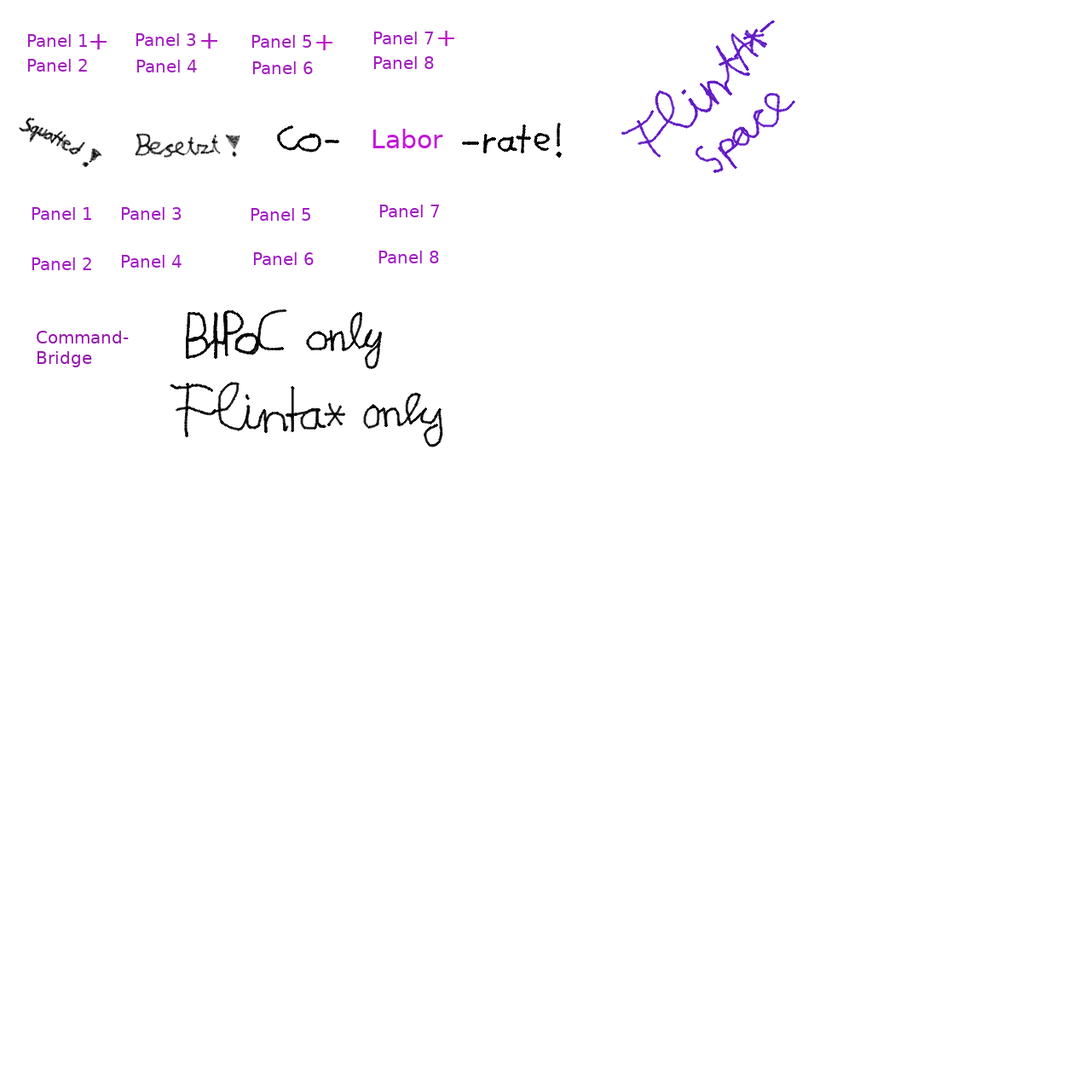
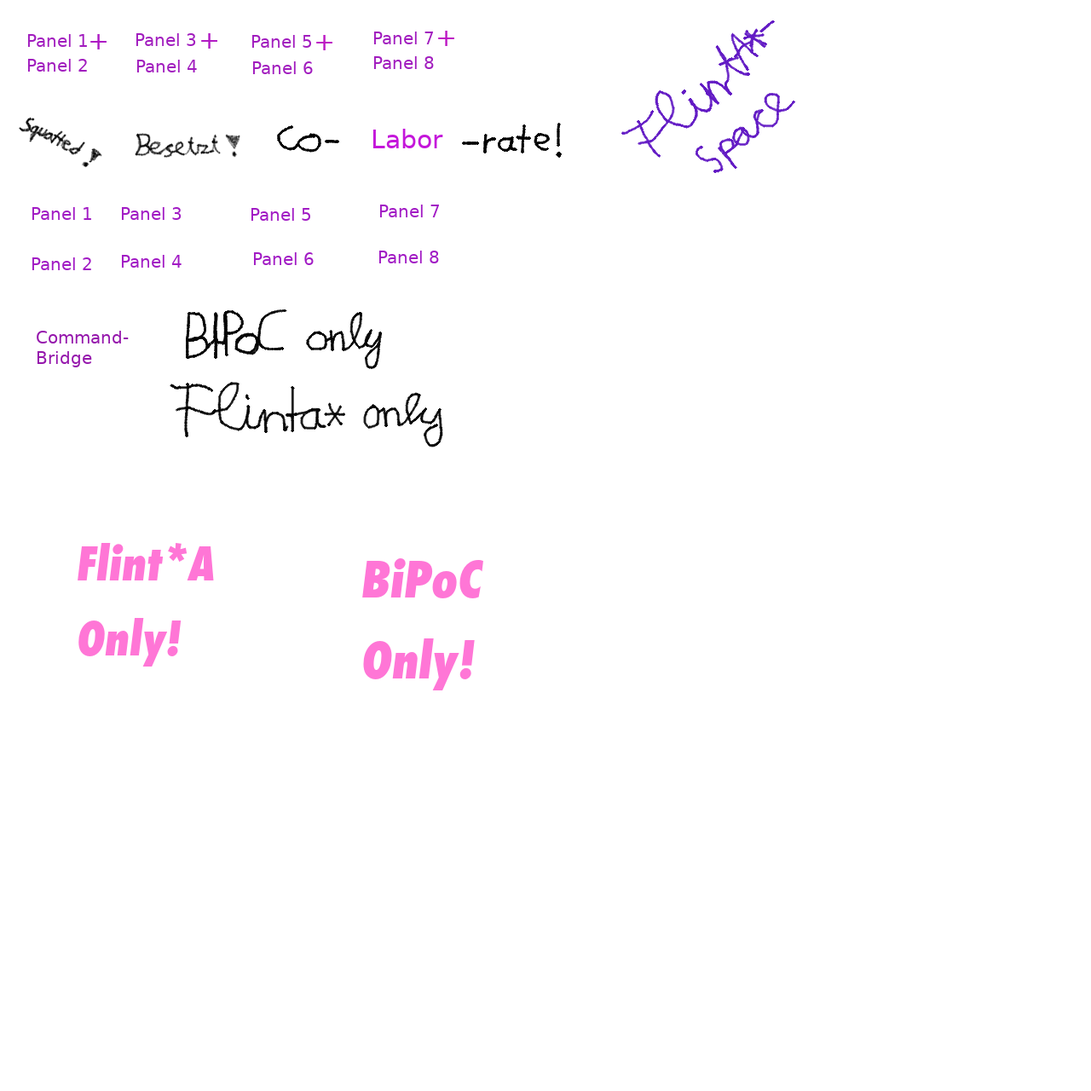
The second 1091px x 1091px image is a revision of the first. Changes to its layers:
added layer "BiPoC ..." above "Flint*A Only!" over left=362, top=558, right=484, bottom=691
added layer "Flint*A Only!" above "Layer #3" over left=77, top=543, right=215, bottom=667
